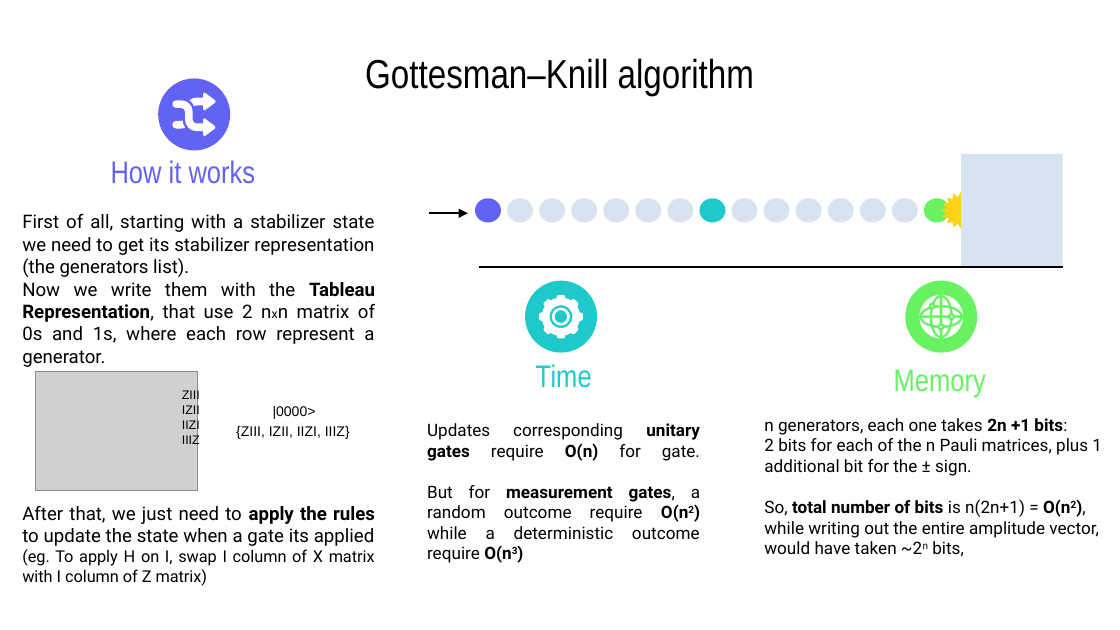
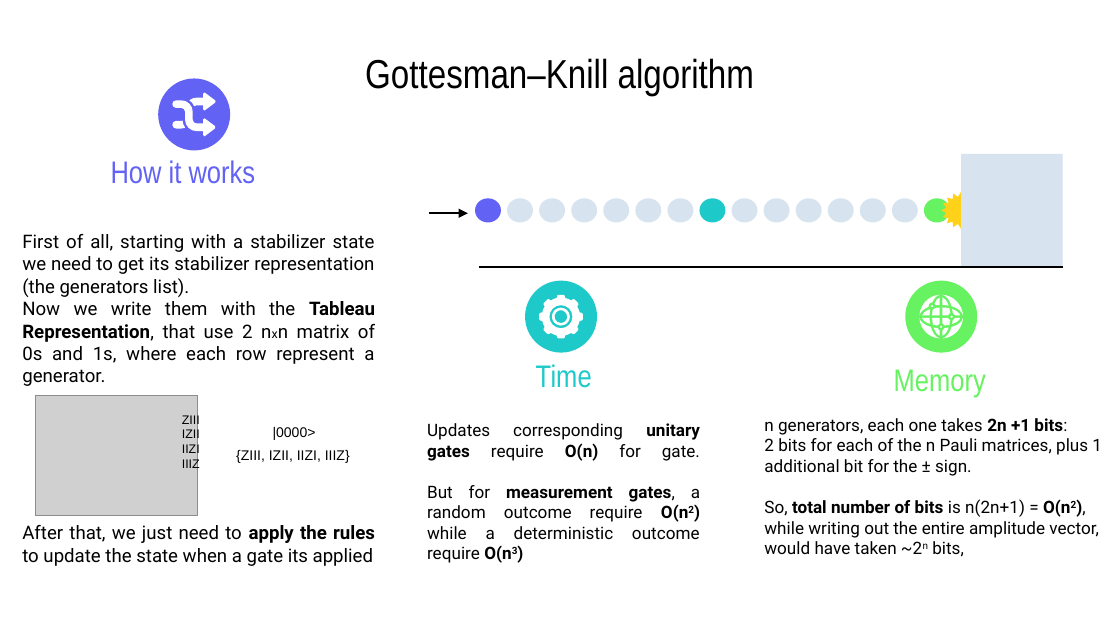
Before and after one commit to Moriarty2002/quantum-information, a slide deck: slide 9 of docs/elaborato.pptx (slide 11 before the commit). Drawn at 1120x630 pixels with LibreOffice and Linux fonts; fonts in the diff are those of the drawing; grey boxes stand for pictures. Boxes give left, top, right and bottom in pixels: in the first picture for what was removed or moved away, otherwise in the second. Text is boxed around its words. In the diff, an @@ line names an element or a change of style, - is before the commit and + after.

```diff
--- a/docs/elaborato.pptx
+++ b/docs/elaborato.pptx
@@ text "|0000>": place and size @@
-text "|0000>" at bbox=[273, 406, 316, 419]
+text "|0000>" at bbox=[273, 427, 316, 440]
@@ 2 texts, 1 picture: place and size @@
-2 texts, 1 picture at bbox=[36, 372, 350, 492]
+2 texts, 1 picture at bbox=[36, 395, 350, 515]
@@ text at bbox=[22, 525, 375, 566]: text changed @@
-After that, we just need to apply the rules to update the state when a gate its applied
-(eg. To apply H on I, swap I column of X matrix with I column of Z matrix)
+After that, we just need to apply the rules to update the state when a gate its applied
```
Also in this commit, not shown: 9 other slides changed, 5 slides added, 13 slides removed, 3 other files.
